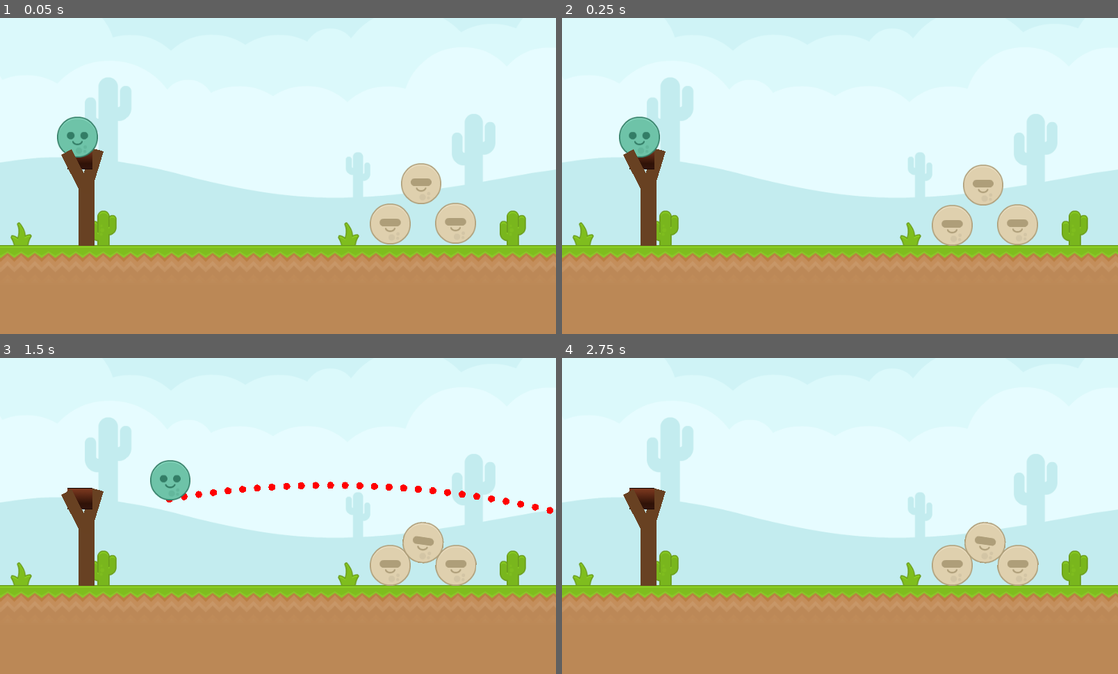
Above: before the commit, frames 1-4 (two rows, left to right).
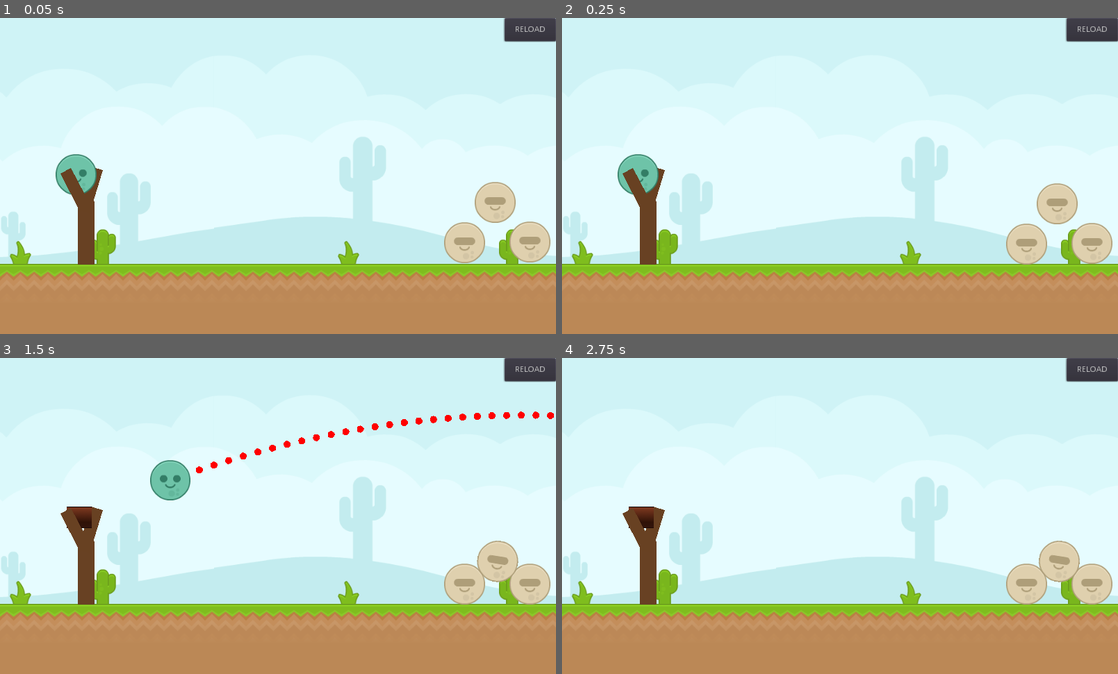
Above: after the commit, the same moments.

Repository: crystal-bit/angry-aliens
Game: Godot game, scene res://Screens/Main.tscn
Same seed, same stepped clock (60 frames per second), same inputs: the game is played once before the commit and once after it.
Inputs (mouse positions are in pixels of both pictures, inside the frame that each line leads up to):
- Up to frame 1 (0.05 s): no input
- Up to frame 2 (0.25 s): no input
- Up to frame 3 (1.5 s): click (528, 370) at 0.5 s, where only the run after the commit has a clickable "RELOAD"; drag from (88, 497) to (333, 446) at 1.27 s
- Up to frame 4 (2.75 s): drag from (728, 531) to (650, 497) at 2.02 s

The runs differ from the first frame. In frame 1, 29% of the frame differs, in the area x 0-100%, y 0-82%; in frame 2, 29%; in frame 3, 29%; in frame 4, 28%.

Commit message:
Use touch event position instead of mouse position.
Fix Level1 scene touch input on smartphones.
Update README

Diff:
--- /dev/null
+++ b/Levels/Level1/Level1.gd
@@ -0,0 +1,6 @@
+extends Node2D
+
+
+
+func _on_ReloadSceneBtn_pressed():
+	get_tree().reload_current_scene()
--- a/Levels/Level1/Level1.tscn
+++ b/Levels/Level1/Level1.tscn
@@ -1,9 +1,10 @@
-[gd_scene load_steps=11 format=2]
+[gd_scene load_steps=12 format=2]
 
 [ext_resource path="res://Assets/graphics/kenney_physicsAssets_v2/Spritesheet/spritesheet_tiles.png" type="Texture" id=1]
 [ext_resource path="res://Objects/Debug/DebugOptions.tscn" type="PackedScene" id=2]
 [ext_resource path="res://Assets/graphics/kenney_physicsAssets_v2/PNG/Backgrounds/blue_desert.png" type="Texture" id=3]
 [ext_resource path="res://Objects/Enemy/Enemy.tscn" type="PackedScene" id=4]
+[ext_resource path="res://Levels/Level1/Level1.gd" type="Script" id=5]
 [ext_resource path="res://Objects/Slingshot/Slingshot.tscn" type="PackedScene" id=6]
 [ext_resource path="res://Objects/Projectile/Projectile.tscn" type="PackedScene" id=7]
 
@@ -66,7 +67,10 @@
 gradient = SubResource( 3 )
 
 [node name="Level1" type="Node2D"]
-position = Vector2( 1, -32 )
+script = ExtResource( 5 )
+__meta__ = {
+"_edit_lock_": true
+}
 
 [node name="Background" type="Node2D" parent="."]
 __meta__ = {
@@ -74,35 +78,32 @@
 }
 
 [node name="blue_desert" type="Sprite" parent="Background"]
-position = Vector2( -1093, -359 )
+position = Vector2( -146, 223 )
 texture = ExtResource( 3 )
-centered = false
+
+[node name="blue_desert2" type="Sprite" parent="Background"]
+position = Vector2( 878, 223 )
+texture = ExtResource( 3 )
 
 [node name="blue_desert3" type="Sprite" parent="Background"]
-position = Vector2( -70, -359 )
+position = Vector2( 1903, 223 )
 texture = ExtResource( 3 )
-centered = false
-
-[node name="blue_desert2" type="Sprite" parent="Background"]
-position = Vector2( 954, -359 )
-texture = ExtResource( 3 )
-centered = false
 
 [node name="TileMap" type="TileMap" parent="."]
 tile_set = SubResource( 2 )
 cell_size = Vector2( 70, 70 )
 format = 1
-tile_data = PoolIntArray( 327680, 3, 0, 327682, 2, 0, 327688, 3, 0, 327692, 2, 0, 327695, 3, 0, 458749, 0, 0, 458750, 0, 0, 458751, 0, 0, 393216, 0, 0, 393217, 0, 0, 393218, 0, 0, 393219, 0, 0, 393220, 0, 0, 393221, 0, 0, 393222, 0, 0, 393223, 0, 0, 393224, 0, 0, 393225, 0, 0, 393226, 0, 0, 393227, 0, 0, 393228, 0, 0, 393229, 0, 0, 393230, 0, 0, 393231, 0, 0, 393232, 0, 0, 393233, 0, 0 )
+tile_data = PoolIntArray( 327680, 3, 0, 327682, 2, 0, 327688, 3, 0, 327692, 2, 0, 327695, 3, 0, 458743, 0, 0, 458744, 0, 0, 458745, 0, 0, 458746, 0, 0, 458747, 0, 0, 458748, 0, 0, 458749, 0, 0, 458750, 0, 0, 458751, 0, 0, 393216, 0, 0, 393217, 0, 0, 393218, 0, 0, 393219, 0, 0, 393220, 0, 0, 393221, 0, 0, 393222, 0, 0, 393223, 0, 0, 393224, 0, 0, 393225, 0, 0, 393226, 0, 0, 393227, 0, 0, 393228, 0, 0, 393229, 0, 0, 393230, 0, 0, 393231, 0, 0, 393232, 0, 0, 393233, 0, 0, 393234, 0, 0, 393235, 0, 0, 393236, 0, 0, 393237, 0, 0, 393238, 0, 0, 393239, 0, 0, 393240, 0, 0, 393241, 0, 0, 393242, 0, 0, 393243, 0, 0, 393244, 0, 0, 393245, 0, 0, 393246, 0, 0, 393247, 0, 0, 393248, 0, 0, 393249, 0, 0 )
 
 [node name="Sprite" type="Sprite" parent="TileMap"]
-position = Vector2( 1262, 451 )
+position = Vector2( 2377.66, 451.004 )
 rotation = 1.5708
-scale = Vector2( 0.103715, 1472.38 )
+scale = Vector2( 0.103715, 3016.85 )
 texture = SubResource( 4 )
 centered = false
 
 [node name="Enemies" type="Node2D" parent="."]
-position = Vector2( -72, 0 )
+position = Vector2( 56, 0 )
 
 [node name="Enemy" parent="Enemies" instance=ExtResource( 4 )]
 position = Vector2( 737.934, 383.923 )
@@ -116,12 +117,11 @@
 [node name="Slingshot" parent="." instance=ExtResource( 6 )]
 position = Vector2( 118.005, 207.916 )
 projectile_path = NodePath("../Projectile")
-slingshot_elastic_force = 5
 
 [node name="Projectile" parent="." groups=[
 "projectile",
 ] instance=ExtResource( 7 )]
-position = Vector2( 131.005, 235.916 )
+position = Vector2( 130.005, 267.916 )
 z_index = 1
 mode = 3
 mass = 2.0
@@ -131,3 +131,14 @@
 
 [node name="DebugOptions" parent="CanvasLayer" instance=ExtResource( 2 )]
 visible = false
+
+[node name="ReloadSceneBtn" type="Button" parent="CanvasLayer"]
+anchor_left = 1.0
+anchor_right = 1.0
+margin_left = -88.0
+margin_bottom = 40.0
+text = "RELOAD"
+__meta__ = {
+"_edit_use_anchors_": false
+}
+[connection signal="pressed" from="CanvasLayer/ReloadSceneBtn" to="." method="_on_ReloadSceneBtn_pressed"]
--- a/Objects/Slingshot/InputArea.gd
+++ b/Objects/Slingshot/InputArea.gd
@@ -1,29 +1,31 @@
+""" Detect touch inputs and dispatch signals to the Slingshot node.
+"""
 extends Area2D
 
 signal slingshot_released
 signal slingshot_grabbed
+signal slingshot_moved
 
 export(NodePath) var slingshot_bone_path
 
 onready var slingshot_bone: Bone2D = get_node(slingshot_bone_path)
+
+var grabbed = false
 
 
 func _input(event):
 	if event is InputEventScreenTouch:
 		if not event.is_pressed():
 			emit_signal("slingshot_released")
+			grabbed = false
+
+	if event is InputEventScreenDrag:
+		if grabbed:
+			emit_signal("slingshot_moved", event.position)
 
 
 func _on_InputArea_input_event(viewport, event: InputEvent, shape_idx):
 	if event is InputEventScreenTouch:
 		if event.is_pressed():
 			emit_signal("slingshot_grabbed")
-
-	if event is InputEventPanGesture:
-		pass
-
-	if event is InputEventScreenDrag:
-		pass
-
-	if event is InputEventScreenTouch:
-		pass
+			grabbed = true
--- a/Objects/Slingshot/Slingshot.gd
+++ b/Objects/Slingshot/Slingshot.gd
@@ -35,7 +35,6 @@
 func _physics_process(delta):
 	if state == States.GRABBED:
 		deform_skeleton_mesh()
-		update_projectile_position()
 		update_launch_impulse()
 		trajectory_drawer.draw_trajectory(
 			launch_impulse / projectile.mass, # velocity (m/s)
@@ -43,10 +42,8 @@
 			projectile.gravity_scale * ProjectSettings.get("physics/2d/default_gravity")
 		)
 	if state == States.PROJECTILE_MOVING:
-		print(projectile.linear_velocity.length())
 		if projectile.linear_velocity.length() < 15:
 			state = States.IDLE
-			print("IDLE")
 			# TODO reset projectile
 
 
@@ -54,11 +51,6 @@
 	var gm_pos = get_global_mouse_position()
 	if gm_pos.x < $Skeleton2D/Bone1.global_position.x - 50:
 		control_bone.global_position = gm_pos + Vector2(25, 0)
-
-
-func update_projectile_position():
-	projectile.global_position = get_global_mouse_position()
-
 
 func update_launch_impulse():
 	launch_impulse = slingshot_elastic_force * (rest_position.global_position - projectile.global_position)
@@ -83,3 +75,7 @@
 		state = States.PROJECTILE_MOVING
 		launch(launch_impulse)
 		trajectory_drawer.clear()
+
+
+func _on_InputArea_slingshot_moved(slingshot_pos):
+	projectile.global_position = slingshot_pos - get_viewport_transform().get_origin()
--- a/Objects/Slingshot/Slingshot.tscn
+++ b/Objects/Slingshot/Slingshot.tscn
@@ -23,6 +23,7 @@
 __meta__ = {
 "_editor_description_": "Drag Bone2 to stretch the slingshot"
 }
+slingshot_elastic_force = 5
 
 [node name="ColorRect" type="ColorRect" parent="."]
 margin_left = 14.5116
@@ -99,5 +100,6 @@
 [node name="TrajectoryDrawer" parent="." instance=ExtResource( 6 )]
 [connection signal="input_event" from="InputArea" to="InputArea" method="_on_InputArea_input_event"]
 [connection signal="slingshot_grabbed" from="InputArea" to="." method="_on_InputArea_slingshot_grabbed"]
+[connection signal="slingshot_moved" from="InputArea" to="." method="_on_InputArea_slingshot_moved"]
+[connection signal="slingshot_released" from="InputArea" to="Skeleton2D" method="_on_InputArea_slingshot_released"]
 [connection signal="slingshot_released" from="InputArea" to="." method="_on_InputArea_slingshot_released"]
-[connection signal="slingshot_released" from="InputArea" to="Skeleton2D" method="_on_InputArea_slingshot_released"]
--- a/Objects/Slingshot/TrajectoryDrawer.gd
+++ b/Objects/Slingshot/TrajectoryDrawer.gd
@@ -18,7 +18,6 @@
 	from_pos = from
 	drawing = true
 	gravity = gravity
-	print(gravity)
 	update()
 
 
@@ -26,11 +25,13 @@
 	if !drawing:
 		return
 	drawing = false
-	print("clear")
 	update()
 
 
 func _draw() -> void:
+	if initial_velocity.length() <= 0:
+		return
+
 	if drawing:
 		var angle = -initial_velocity.angle()
 		for i in range (50):
--- a/Screens/Main.tscn
+++ b/Screens/Main.tscn
@@ -5,5 +5,3 @@
 [node name="Main" type="Node2D"]
 
 [node name="Level1" parent="." instance=ExtResource( 1 )]
-
-[node name="Node2D" type="Node2D" parent="."]
Not shown, changed: README.md
